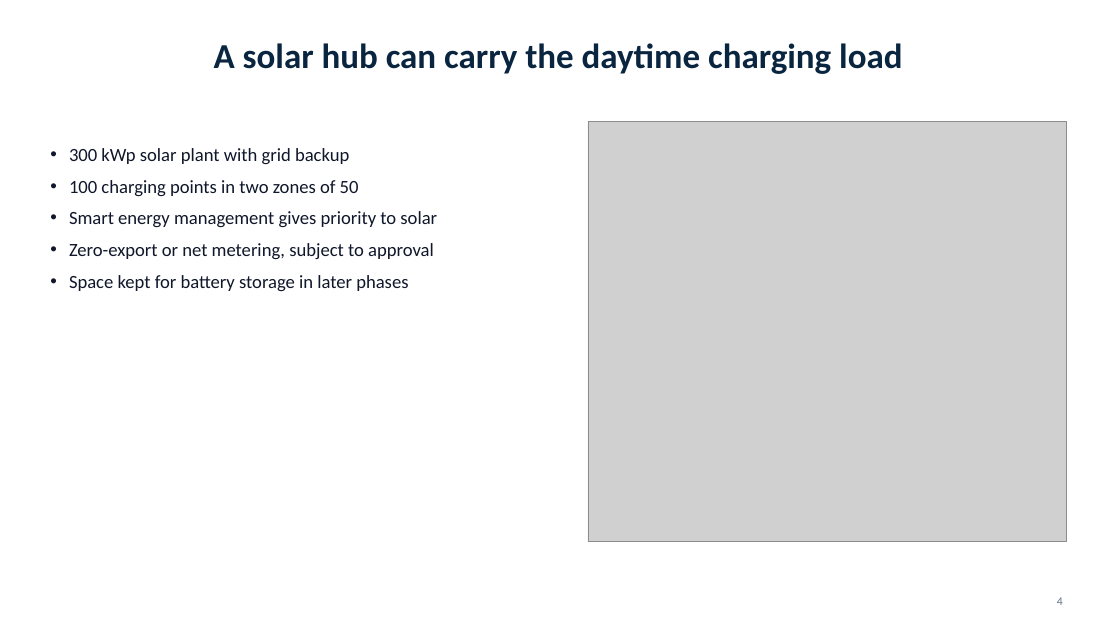
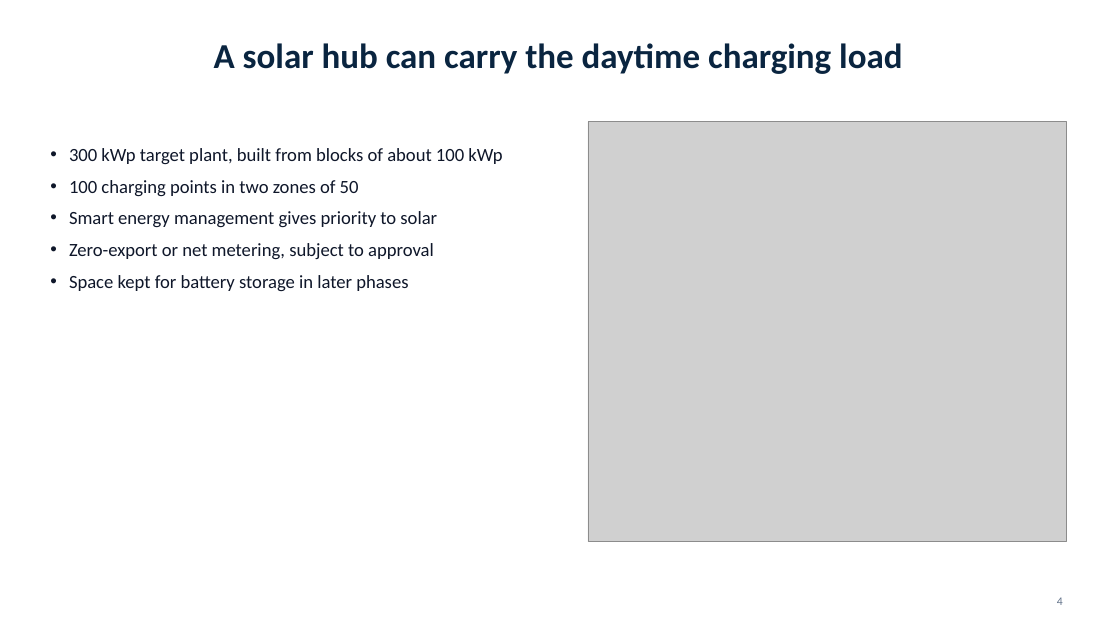
Before and after one commit to shariarmahir/Project-portfolio, a slide deck: slide 4 of public/downloads/presentation-solar-ev-blueprint.pptx. Drawn at 1120x630 pixels with LibreOffice and Linux fonts; fonts in the diff are those of the drawing; grey boxes stand for pictures; background and template pictures are left out. Boxes give left, top, right and bottom in pixels: in the first picture for what was removed or moved away, otherwise in the second. Text is boxed around its words. In the diff, an @@ line names an element or a change of style, - is before the commit and + after.

```diff
--- a/public/downloads/presentation-solar-ev-blueprint.pptx
+++ b/public/downloads/presentation-solar-ev-blueprint.pptx
@@ text at (x1=69, y1=148, x2=502, y2=164): text changed @@
-• 300 kWp solar plant with grid backup
+• 300 kWp target plant, built from blocks of about 100 kWp
```
Also in this commit, not shown: 10 other slides changed, 4 slides added, 18 other files.
